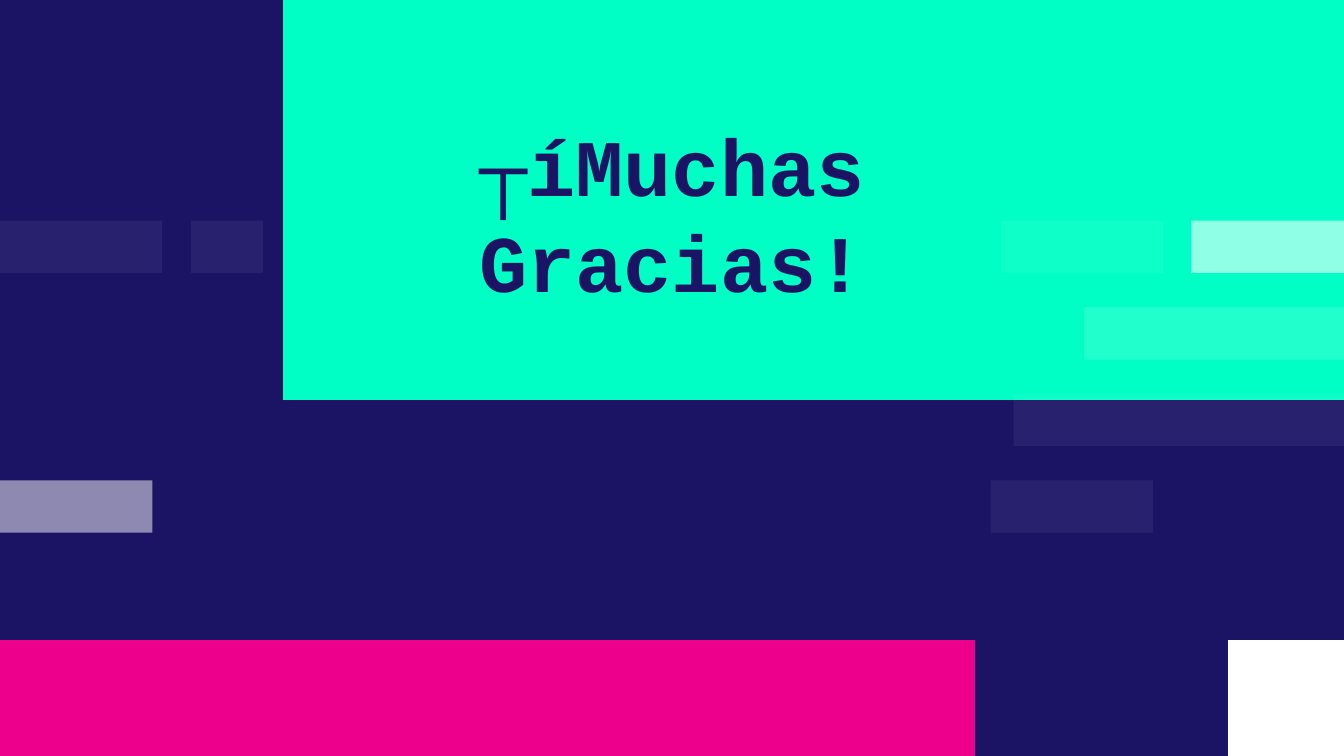
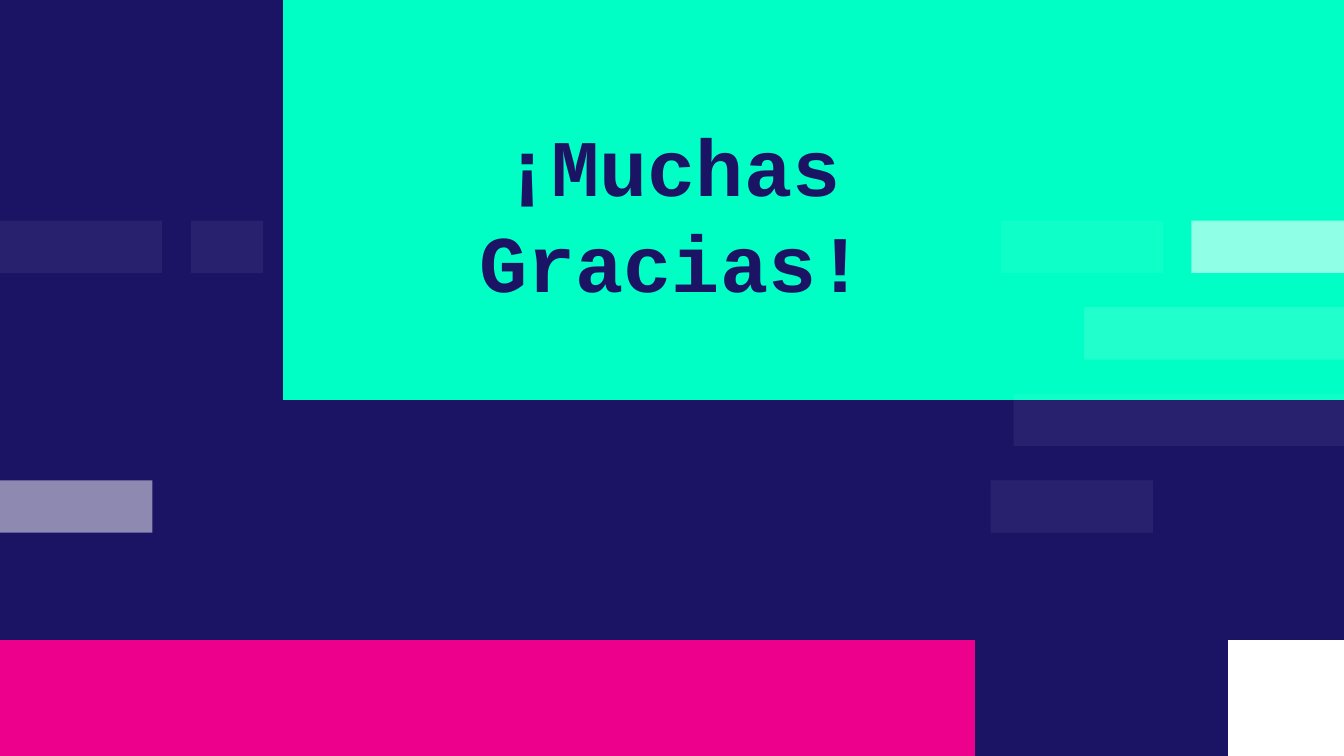
Before and after one commit to ErickVasquez11/PED_Proyecto, a slide deck: slide 9 of Presentacion Proyecto.pptx. Drawn at 1344x756 pixels with LibreOffice and Linux fonts; fonts in the diff are those of the drawing. Boxes give left, top, right and bottom in pixels: in the first picture for what was removed or moved away, otherwise in the second. Text is boxed around its words. In the diff, an @@ line names an element or a change of style, - is before the commit and + after.

```diff
--- a/Presentacion Proyecto.pptx
+++ b/Presentacion Proyecto.pptx
@@ title at [480, 139, 865, 293]: text changed @@
-┬íMuchas Gracias!
+¡Muchas Gracias!
```
Also in this commit, not shown: 1 other slide changed, 2 other files.
